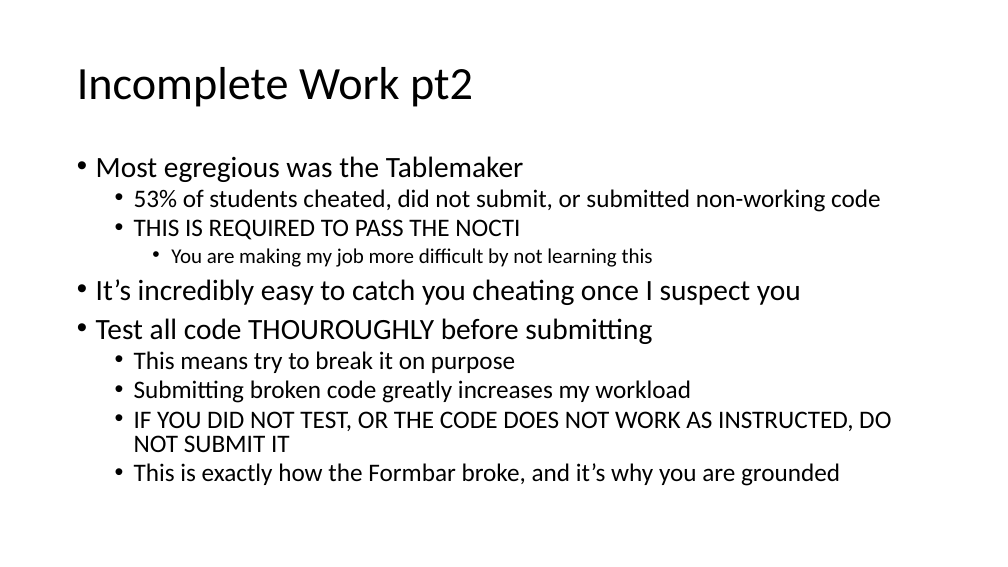
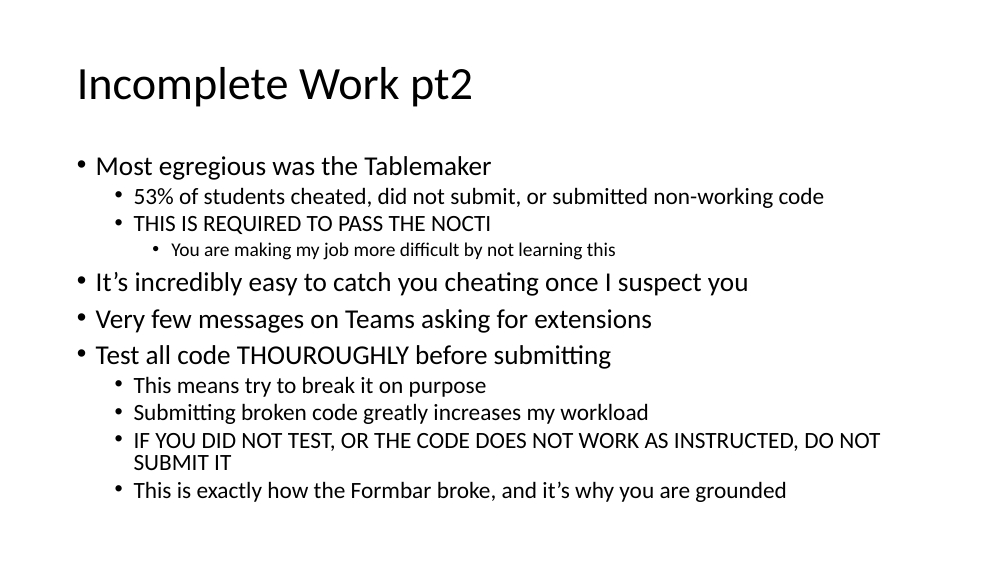
Before and after one commit to parke2023059/docpacs2223, a slide deck: slide 9 of docpac_24240223/Weekly Review.pptx. Drawn at 1008x567 pixels with LibreOffice and Linux fonts; fonts in the diff are those of the drawing. Boxes give left, top, right and bottom in pixels: in the first picture for what was removed or moved away, otherwise in the second. Text is boxed around its words. In the diff, an @@ line names an element or a change of style, - is before the commit and + after.

```diff
--- a/docpac_24240223/Weekly Review.pptx
+++ b/docpac_24240223/Weekly Review.pptx
@@ text at [96, 156, 880, 502]: size 28 to 25.9 pt in "Most egregious was the Tablemaker", "It’s incredibly easy to catch you cheating ...", "Test all code THOUROUGHLY before submitting"; size 24 to 22.2 pt in "53% of students cheated, did not submit, ...", "THIS IS REQUIRED TO PASS THE NOCTI", "This means try to break it on ...", "Submitting broken code greatly increases my workload" and 2 more places; size 20 to 18.5 pt in "You are making my job more difficult ..." @@
@@ text at [96, 309, 652, 333]: paragraph added @@
+• Very few messages on Teams asking for extensions
```
Also in this commit, not shown: 3 other slides changed, 3 slides added, 1 other file.
